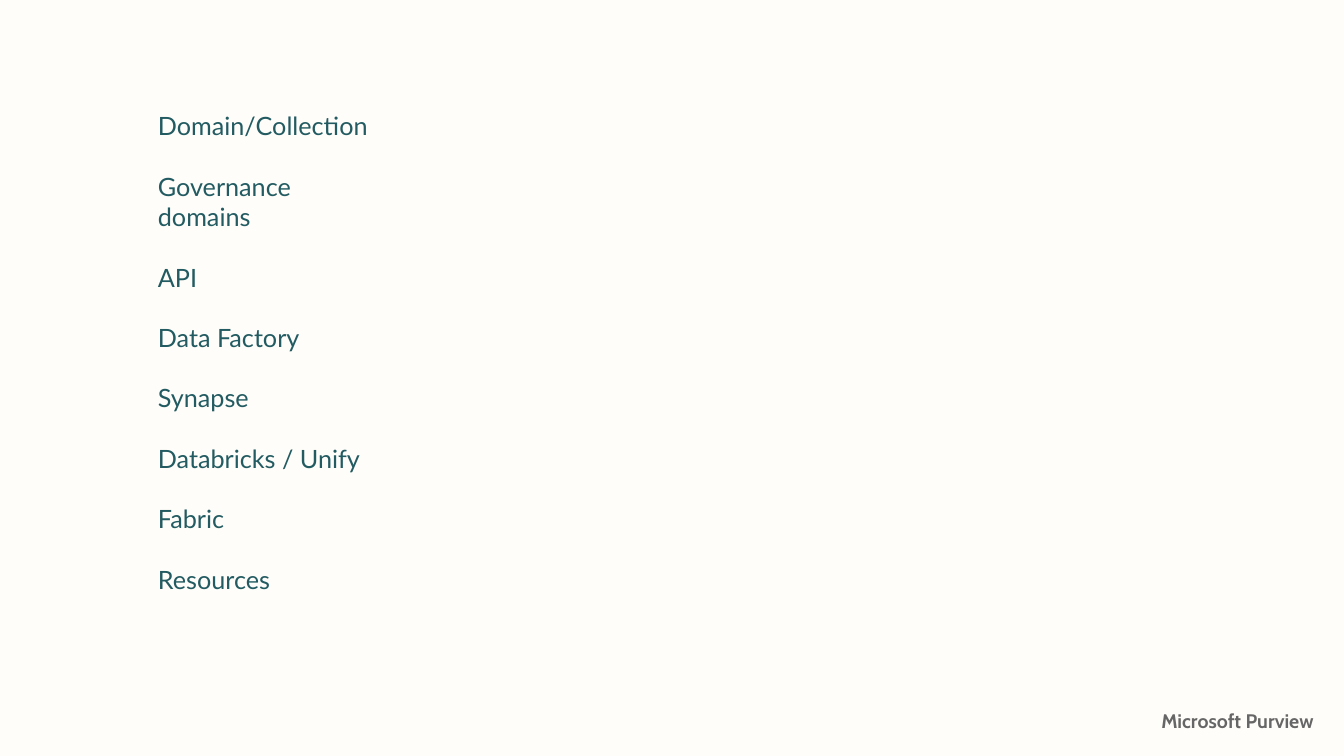
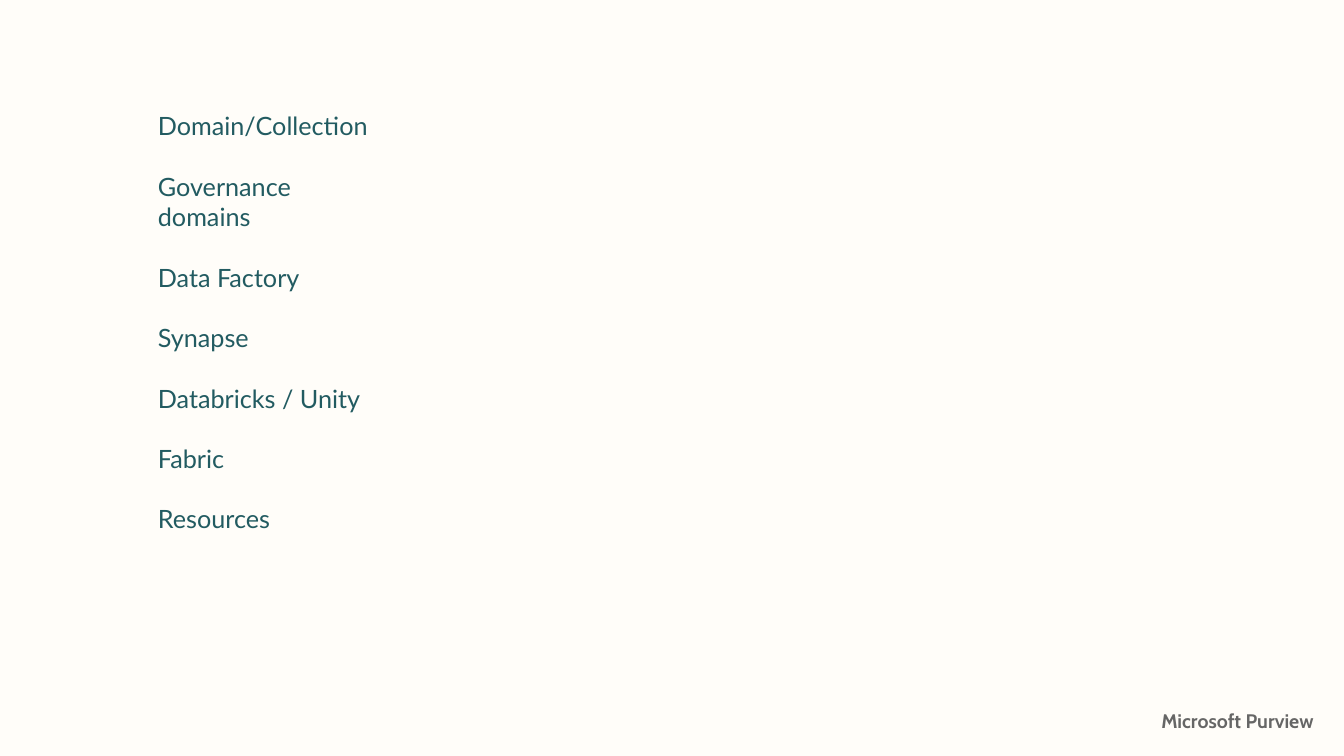
Before and after one commit to jcordtz/microsoft-purview-stuff, a slide deck: slide 5 of Presentations/3-Advanced/Purview-1-advanced.pptx. Drawn at 1344x756 pixels with LibreOffice and Linux fonts; fonts in the diff are those of the drawing; background and template pictures are left out. Boxes give left, top, right and bottom in pixels: in the first picture for what was removed or moved away, otherwise in the second. Text is boxed around its words. In the diff, an @@ line names an element or a change of style, - is before the commit and + after.

```diff
--- a/Presentations/3-Advanced/Purview-1-advanced.pptx
+++ b/Presentations/3-Advanced/Purview-1-advanced.pptx
@@ text at [158,269,197,287]: paragraph removed @@
-API
@@ text at [158,389,360,412]: text changed @@
-Databricks / Unify
+Databricks / Unity
```
Also in this commit, not shown: 1 other slide changed, 4 other files.
